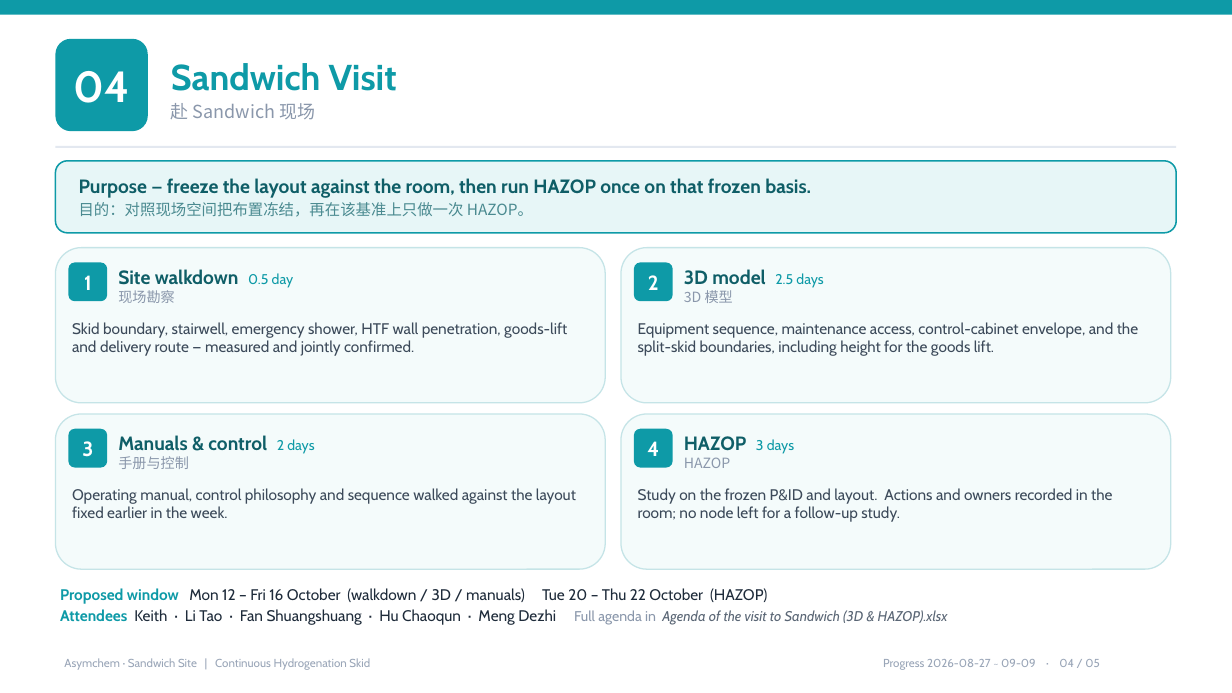
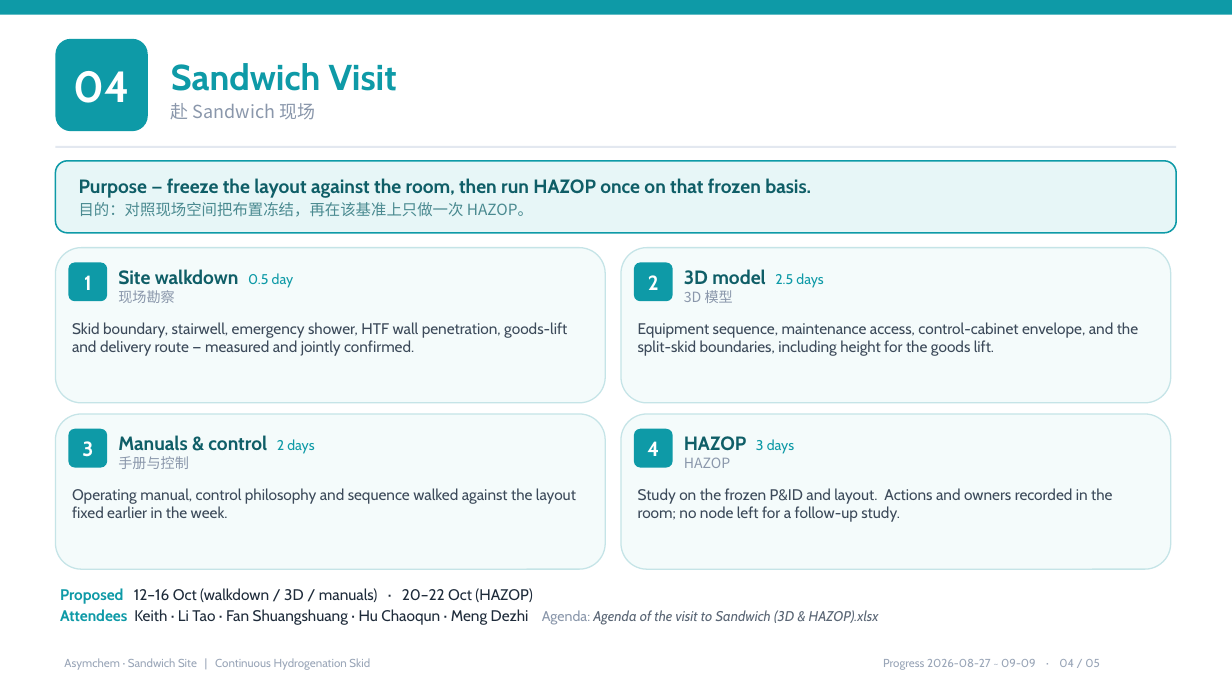
Before and after one commit to peterli0913/FlowHydro, a slide deck: slide 4 of Progress_Report_0909.pptx. Drawn at 1232x693 pixels with LibreOffice and Linux fonts; fonts in the diff are those of the drawing. Boxes give left, top, right and bottom in pixels: in the first picture for what was removed or moved away, otherwise in the second. Text is boxed around its words. In the diff, an @@ line names an element or a change of style, - is before the commit and + after.

```diff
--- a/Progress_Report_0909.pptx
+++ b/Progress_Report_0909.pptx
@@ text at (60,588,879,625): text changed @@
-Proposed window Mon 12 – Fri 16 October (walkdown / 3D / manuals) Tue 20 – Thu 22 October (HAZOP)
-Attendees Keith · Li Tao · Fan Shuangshuang · Hu Chaoqun · Meng Dezhi Full agenda in Agenda of the visit to Sandwich (3D & HAZOP).xlsx
+Proposed 12–16 Oct (walkdown / 3D / manuals) · 20–22 Oct (HAZOP)
+Attendees Keith · Li Tao · Fan Shuangshuang · Hu Chaoqun · Meng Dezhi Agenda: Agenda of the visit to Sandwich (3D & HAZOP).xlsx
```
Also in this commit, not shown: 4 other slides changed, 1 other file.
